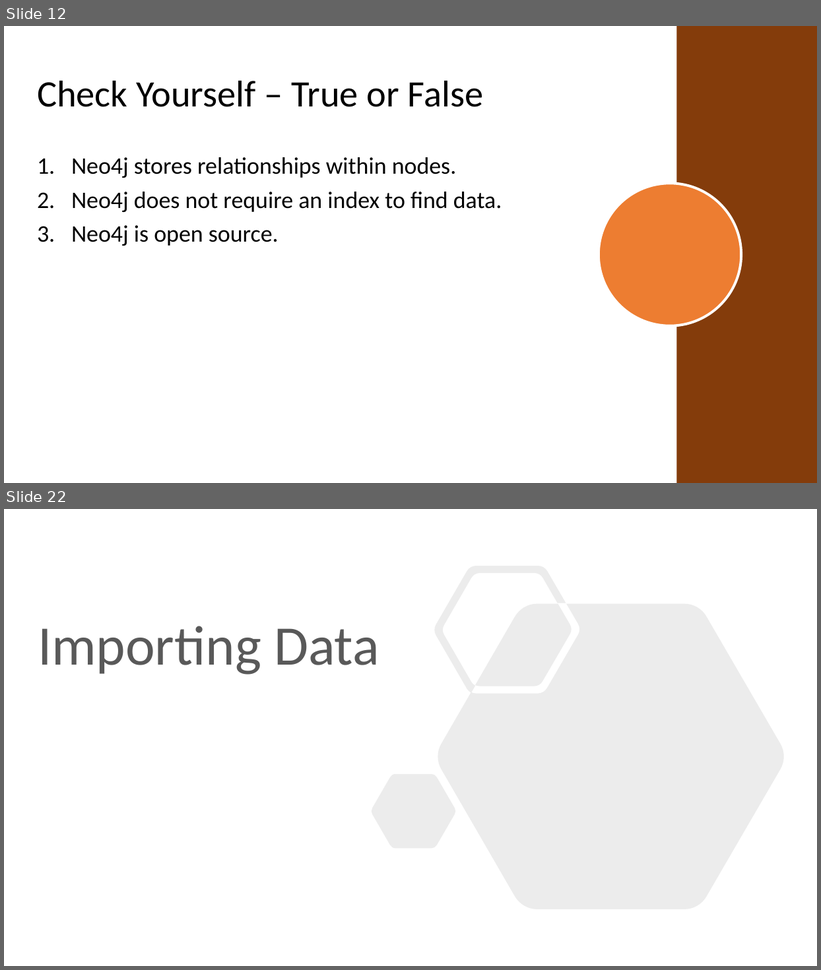
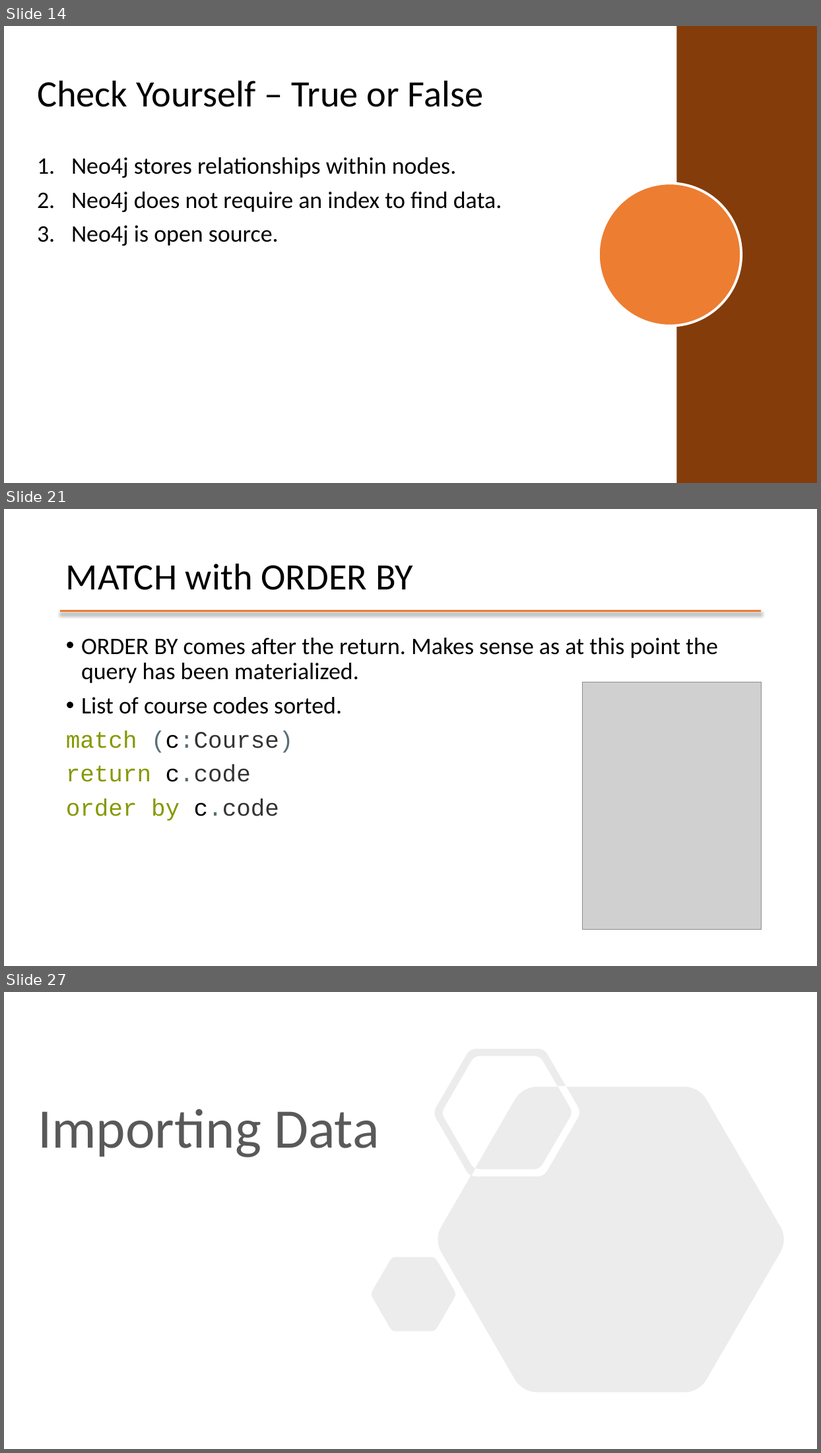
Before and after one commit to mafudge/ist769-old, a slide deck: content/I-Graph/I-Graph.pptx. Shown one above the other, each under a label of ours: slides 12 and 22 before the commit, slides 14, 21 and 27 after it; the slides between them are not shown. The pictures are 821x970 and 821x1453 pixels, drawn with LibreOffice and Linux fonts; fonts in the diff are those of the drawing; grey boxes stand for pictures; background and template pictures are left out. Boxes give left, top, right and bottom in pixels: in the first picture for what was removed or moved away, otherwise in the second. Text is boxed around its words. In the diff, an @@ line names an element or a change of style, - is before the commit and + after.

```diff
--- a/content/I-Graph/I-Graph.pptx
+++ b/content/I-Graph/I-Graph.pptx
@@ slide 21 added at [4, 509, 817, 966], background #FFFFFF @@
@@ title added at [66, 563, 413, 590], 44 pt, text #000000 @@
+MATCH with ORDER BY
@@ line added from (60, 611) to (762, 611), #ED7D31 2.25 pt @@
@@ text added at [66, 638, 718, 821], 28 pt, text #000000 @@
+• ORDER BY comes after the return. Makes sense as at this point the query has been materialized.
+• List of course codes sorted.
+match (c:Course)
+return c.code
+order by c.code
@@ picture added at [582, 682, 761, 930] @@
@@ what was slide 12 is now slide 14 @@
@@ what was slide 22 is now slide 27 @@
```
Also in this commit, not shown: 8 slides changed, 18 other slides added, 9 slides removed, 4 other files.
